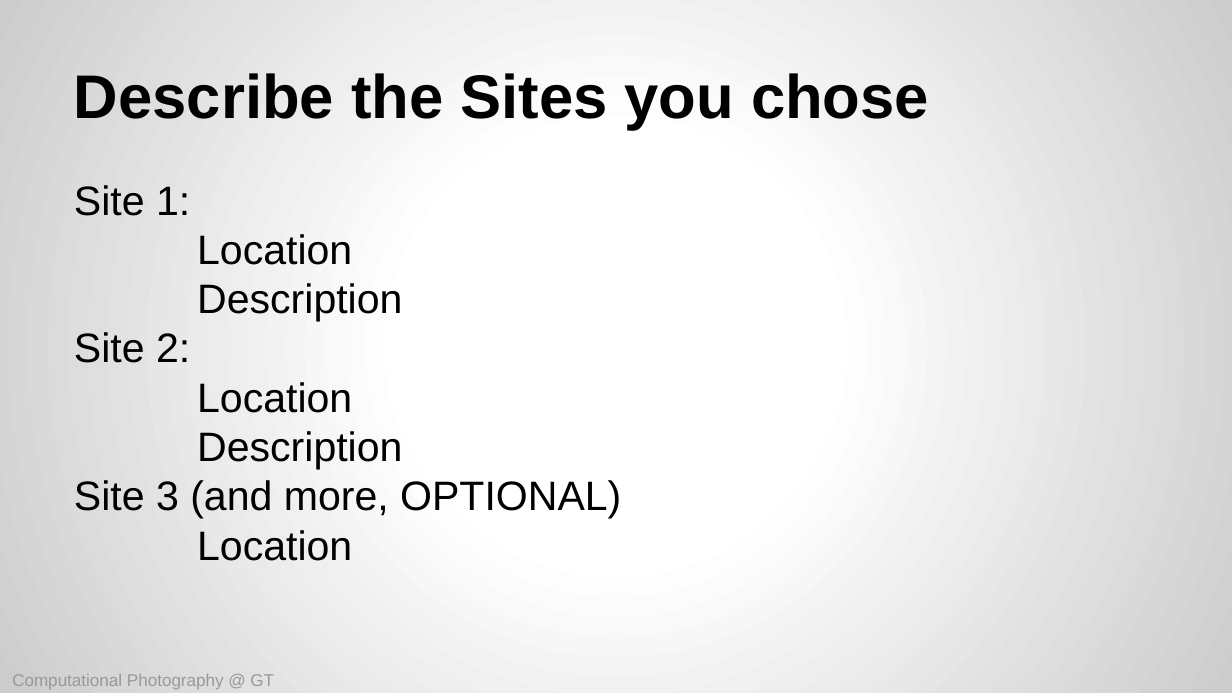
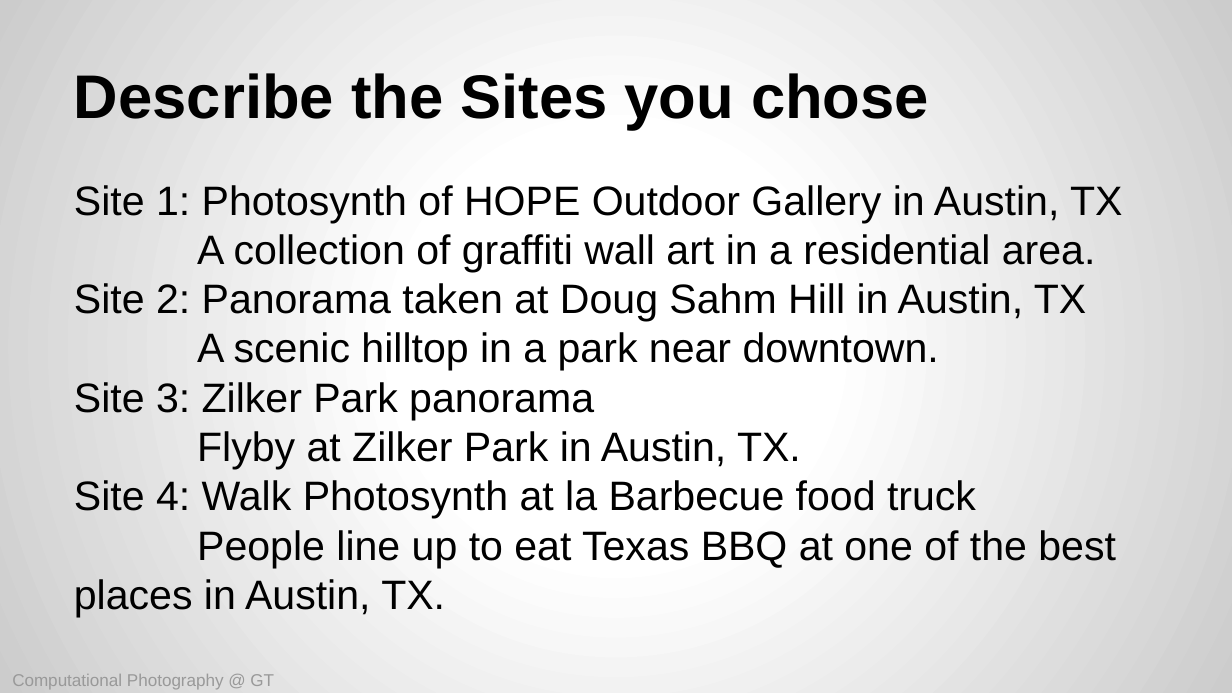
Before and after one commit to reachkrishnaraj/computational-photography, a slide deck: slide 2 of assignments/hw10/CompPhoto-GT-A10-Template.pptx. Drawn at 1232x693 pixels with LibreOffice and Linux fonts; fonts in the diff are those of the drawing. Boxes give left, top, right and bottom in pixels: in the first picture for what was removed or moved away, otherwise in the second. Text is boxed around its words. In the diff, an @@ line names an element or a change of style, - is before the commit and + after.

Commit message:
Added Doug Sahm pano and HOPE photosynth to report.

```diff
--- a/assignments/hw10/CompPhoto-GT-A10-Template.pptx
+++ b/assignments/hw10/CompPhoto-GT-A10-Template.pptx
@@ text at (74, 185, 1122, 617): text changed @@
-Site 1:
-Location
-Description
-Site 2:
-Location
-Description
-Site 3 (and more, OPTIONAL)
-Location
+Site 1: Photosynth of HOPE Outdoor Gallery in Austin, TX
+A collection of graffiti wall art in a residential area.
+Site 2: Panorama taken at Doug Sahm Hill in Austin, TX
+A scenic hilltop in a park near downtown.
+Site 3: Zilker Park panorama
+Flyby at Zilker Park in Austin, TX.
+Site 4: Walk Photosynth at la Barbecue food truck
+People line up to eat Texas BBQ at one of the best places in Austin, TX.
```
Also in this commit, not shown: 2 other slides changed, 3 slides added, 3 slides removed.
